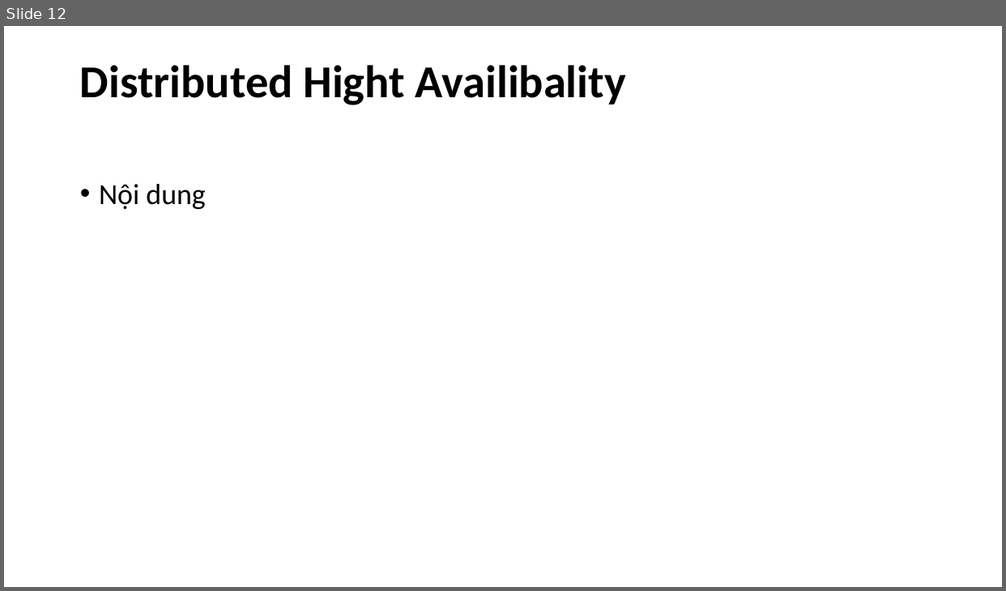
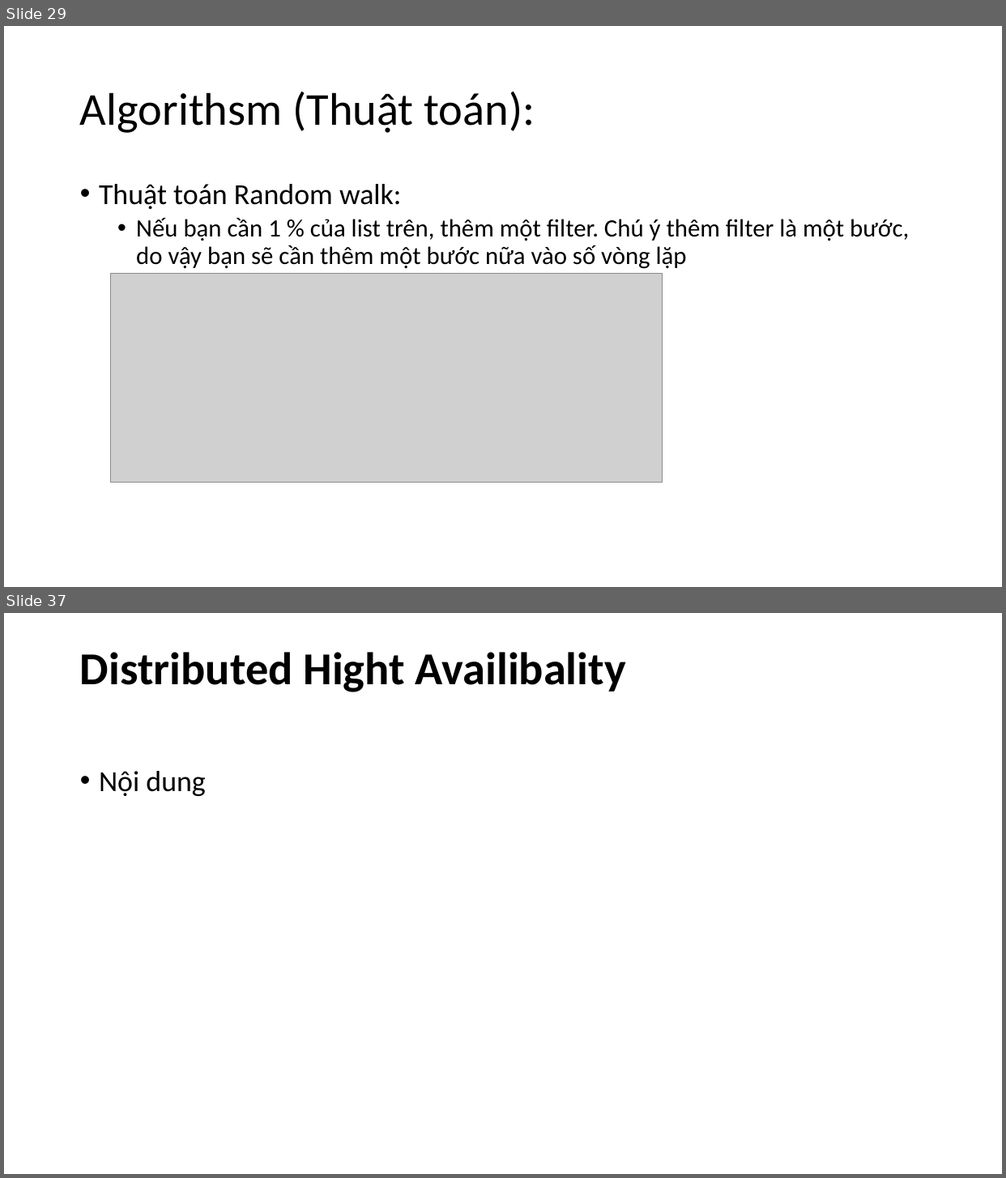
Before and after one commit to NguyenDucHoangLong/Group_4_HTTTHD, a slide deck: Document/Seminar/Slide_Nhóm 4.pptx. Shown one above the other, each under a label of ours: slide 12 before the commit, slides 29 and 37 after it; the slides between them are not shown. The pictures are 1006x591 and 1006x1178 pixels, drawn with LibreOffice and Linux fonts; fonts in the diff are those of the drawing; grey boxes stand for pictures. Boxes give left, top, right and bottom in pixels: in the first picture for what was removed or moved away, otherwise in the second. Text is boxed around its words. In the diff, an @@ line names an element or a change of style, - is before the commit and + after.

```diff
--- a/Document/Seminar/Slide_Nhóm 4.pptx
+++ b/Document/Seminar/Slide_Nhóm 4.pptx
@@ slide 29 added at [4, 26, 1002, 587], background #FFFFFF @@
@@ title added at [80, 92, 535, 133], 44 pt, text #000000 @@
+Algorithsm (Thuật toán):
@@ text added at [99, 184, 909, 269], 24 pt, text #000000 @@
+• Thuật toán Random walk:
+  • Nếu bạn cần 1 % của list trên, thêm một filter. Chú ý thêm filter là một bước, do vậy bạn sẽ cần thêm một bước nữa vào số vòng lặp
@@ picture added at [110, 273, 662, 482] @@
@@ what was slide 12 is now slide 37 @@
```
Also in this commit, not shown: 2 slides changed, 24 other slides added, 1 other file.
